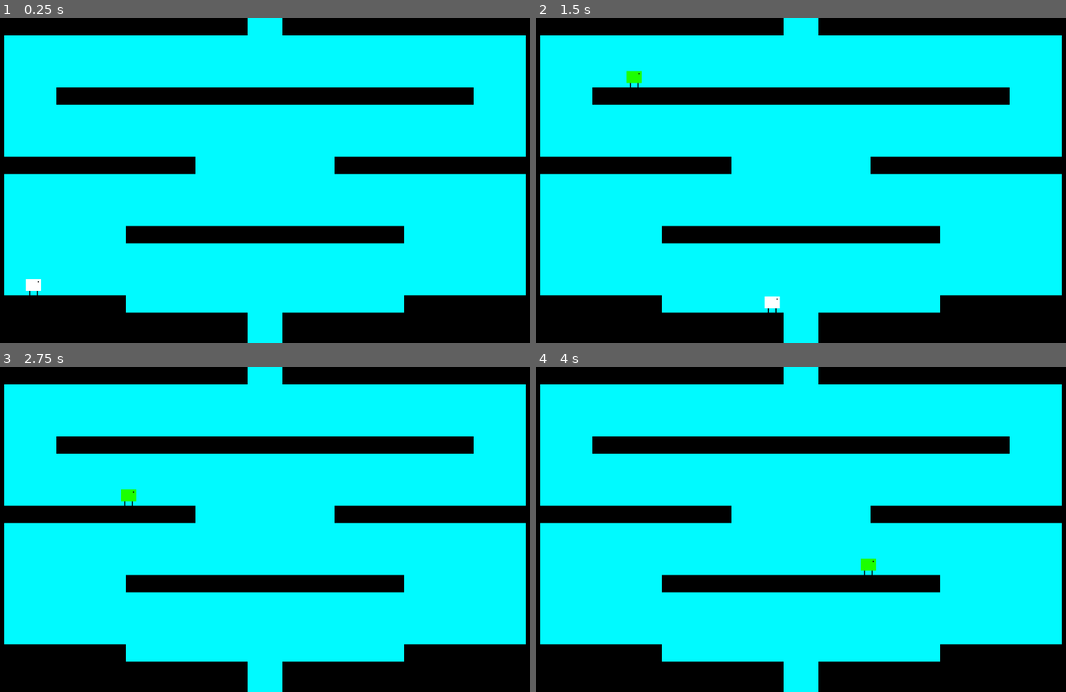
Above: before the commit, frames 1-4 (two rows, left to right).
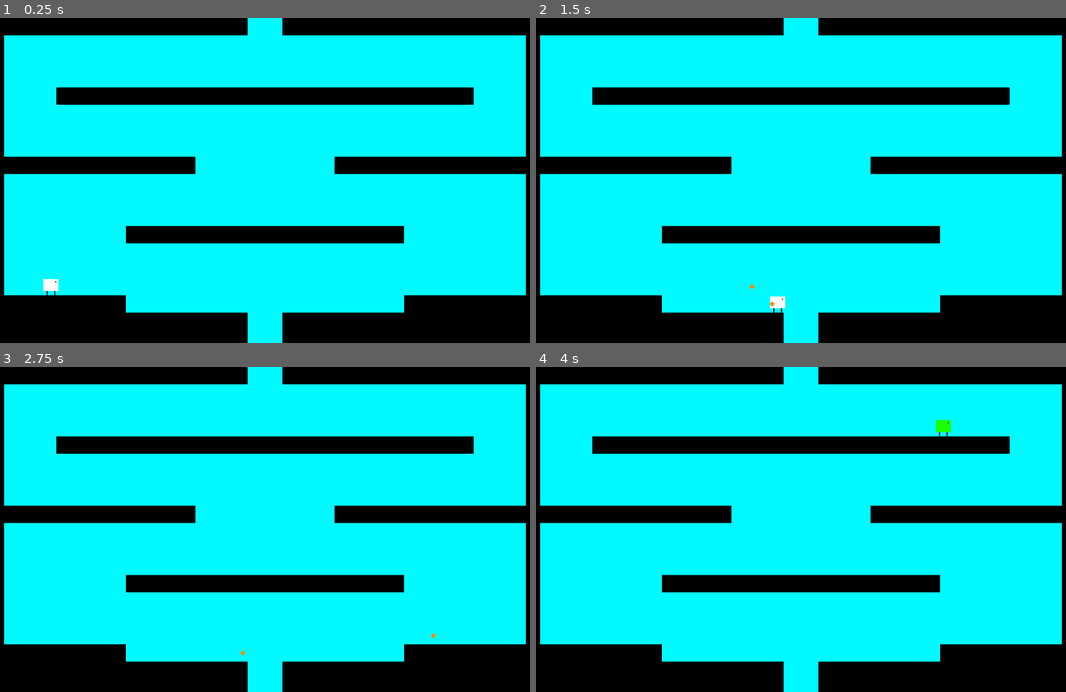
Above: after the commit, the same moments.

Repository: UP-4303/Box-
Game: Godot game, scene res://Scenes/MainScene.tscn
Same seed, same stepped clock (60 frames per second), same inputs: the game is played once before the commit and once after it.
Inputs:
- Up to frame 1 (0.25 s): no input
- Up to frame 2 (1.5 s): tap Enter at 0.5 s; hold Right (move_right) from 0.53 s (still down); tap X (fire, bound only after the commit) at 0.6, 1.35 s; tap Up (move_up) at 0.77 s
- Up to frame 3 (2.75 s): tap Up (move_up) at 1.52 s; release Right (move_right) at 2.03 s; hold Left (move_left) from 2.03 s (still down); tap X (fire, bound only after the commit) at 2.1 s
- Up to frame 4 (4 s): release Left (move_left) at 2.78 s; hold Right (move_right) from 2.78 s (still down); tap X (fire, bound only after the commit) at 2.85, 3.6 s; tap Up (move_up) at 3.02, 3.77 s

The runs differ from the first frame. In frame 1, 0.2% of the frame differs, in the area x 4-12%, y 80-86%; in frame 2, 0.2%; in frame 3, 0.1%; in frame 4, 0.2%, in the area x 61-79%, y 16-65%.

Commit message:
tire ok, spawn auto des monstres ok
à faire :
-Zone de mort des monstres en bas
-Colonne en haut suffisamment haute pour que le joueur puisse pas y aller
-Système de score avec les boites
-Balles plus rapides
-Flip du sprite du joueur et des monstres
-Changement de scène à la mort du joueur pour éviter le crash des balles

Diff:
--- /dev/null
+++ b/Box!/Scenes/Bullet.tscn
@@ -0,0 +1,18 @@
+[gd_scene load_steps=4 format=2]
+
+[ext_resource path="res://Assets/Bullet.png" type="Texture" id=1]
+[ext_resource path="res://Scripts/Bullet.gd" type="Script" id=2]
+
+[sub_resource type="CircleShape2D" id=1]
+radius = 2.0
+
+[node name="Bullet" type="Area2D"]
+script = ExtResource( 2 )
+
+[node name="CollisionShape2D" type="CollisionShape2D" parent="."]
+shape = SubResource( 1 )
+
+[node name="Sprite" type="Sprite" parent="."]
+texture = ExtResource( 1 )
+
+[connection signal="body_entered" from="." to="." method="_on_Bullet_body_entered"]
--- a/Box!/Scenes/Enemy1.tscn
+++ b/Box!/Scenes/Enemy1.tscn
@@ -1,7 +1,7 @@
 [gd_scene load_steps=5 format=2]
 
 [ext_resource path="res://Assets/Enemy.png" type="Texture" id=1]
-[ext_resource path="res://Scenes/Enemy1.gd" type="Script" id=2]
+[ext_resource path="res://Scripts/Enemy1.gd" type="Script" id=2]
 
 [sub_resource type="RectangleShape2D" id=1]
 extents = Vector2( 7, 7.5 )
--- a/Box!/Scenes/MainScene.tscn
+++ b/Box!/Scenes/MainScene.tscn
@@ -3,8 +3,8 @@
 [ext_resource path="res://Scenes/Ground.tscn" type="PackedScene" id=1]
 [ext_resource path="res://Assets/Background.png" type="Texture" id=2]
 [ext_resource path="res://Scenes/Background.tscn" type="PackedScene" id=3]
-[ext_resource path="res://Scenes/Player.tscn" type="PackedScene" id=4]
-[ext_resource path="res://Scenes/Enemy1.tscn" type="PackedScene" id=5]
+[ext_resource path="res://Scenes/Player2.tscn" type="PackedScene" id=4]
+[ext_resource path="res://Scripts/Spawner.gd" type="Script" id=5]
 
 [sub_resource type="TileSet" id=2]
 0/name = "Background.png 0"
@@ -38,8 +38,9 @@
 cell_size = Vector2( 16, 16 )
 tile_data = PoolIntArray( 0, 0, 0, 1, 0, 0, 2, 0, 0, 3, 0, 0, 4, 0, 0, 5, 0, 0, 6, 0, 0, 7, 0, 0, 8, 0, 0, 9, 0, 0, 10, …(8345 unchanged characters)…
 
+[node name="Spawner" type="Node2D" parent="."]
+position = Vector2( 256, -8 )
+script = ExtResource( 5 )
+
 [node name="Player" parent="." instance=ExtResource( 4 )]
-position = Vector2( 43, 248 )
-
-[node name="Enemy1" parent="." instance=ExtResource( 5 )]
-position = Vector2( 204, -11 )
+position = Vector2( 59, 245 )
--- /dev/null
+++ b/Box!/Scenes/Player2.tscn
@@ -0,0 +1,9 @@
+[gd_scene load_steps=3 format=2]
+
+[ext_resource path="res://Scenes/Player.tscn" type="PackedScene" id=1]
+[ext_resource path="res://Scripts/Player2.gd" type="Script" id=2]
+
+[node name="Player" type="Node2D"]
+script = ExtResource( 2 )
+
+[node name="Player" parent="." instance=ExtResource( 1 )]
--- /dev/null
+++ b/Box!/Scripts/Bullet.gd
@@ -0,0 +1,17 @@
+extends Area2D
+
+var speed = 160
+var positiveXVelocity = true
+
+func _process(delta):
+	if positiveXVelocity:
+		position.x += speed * delta
+	else:
+		position.x -= speed * delta
+
+
+func _on_Bullet_body_entered(body):
+	if body.get_name() == "Ground":
+		queue_free()
+	elif body.get_name() == "Enemy1":
+		get_tree().queue_delete(body)
--- /dev/null
+++ b/Box!/Scripts/Globals.gd
@@ -0,0 +1,6 @@
+extends Node
+
+var rng = RandomNumberGenerator.new()
+
+func _ready():
+	rng.randomize()
--- a/Box!/Scripts/Player.gd
+++ b/Box!/Scripts/Player.gd
@@ -9,6 +9,8 @@
 var moveRight = [false,false,false]
 var moveLeft = [false,false,false]
 var moveUp = [false,false,false]
+
+var facingPositiveX = true
 
 func _process(_delta):
 	moveRight[0] = Input.is_action_just_pressed("move_right")
@@ -28,8 +30,10 @@
 
 	if moveRight[1]:
 		velocity.x += speed
+		facingPositiveX = true
 	if moveLeft[1]:
 		velocity.x -= speed
+		facingPositiveX = false
 
 	if is_on_floor() and moveUp[1]:
 		velocity.y -= jumpForce
--- /dev/null
+++ b/Box!/Scripts/Player2.gd
@@ -0,0 +1,10 @@
+extends Node2D
+
+var bullet = load("res://Scenes/Bullet.tscn").instance()
+
+func _process(_delta):
+	if Input.is_action_just_pressed("fire"):
+		add_child(bullet)
+		bullet.position = $Player.position
+		bullet.positiveXVelocity = $Player.facingPositiveX
+		bullet = load("res://Scenes/Bullet.tscn").instance()
--- /dev/null
+++ b/Box!/Scripts/Spawner.gd
@@ -0,0 +1,15 @@
+extends Node2D
+
+var timerReset = 3.0
+var timer = timerReset
+var enemy = load("res://Scenes/Enemy1.tscn").instance()
+var positiveXVelocity = true
+
+func _physics_process(delta):
+	timer -= delta
+	if timer <= 0:
+		timer = timerReset
+		add_child(enemy)
+		positiveXVelocity = Globals.rng.randi_range(0,1)
+		enemy.positiveXVelocity = (positiveXVelocity == 1)
+		enemy = load("res://Scenes/Enemy1.tscn").instance()
--- a/Box!/project.godot
+++ b/Box!/project.godot
@@ -13,6 +13,10 @@
 config/name="Box!"
 run/main_scene="res://Scenes/MainScene.tscn"
 config/icon="res://Assets/Crate.png"
+
+[autoload]
+
+Globals="*res://Scripts/Globals.gd"
 
 [importer_defaults]
 
@@ -55,6 +59,11 @@
 "events": [ Object(InputEventKey,"resource_local_to_scene":false,"resource_name":"","device":0,"alt":false,"shift":false,"control":false,"meta":false,"command":false,"pressed":false,"scancode":0,"physical_scancode":16777232,"unicode":0,"echo":false,"script":null)
  ]
 }
+fire={
+"deadzone": 0.5,
+"events": [ Object(InputEventKey,"resource_local_to_scene":false,"resource_name":"","device":0,"alt":false,"shift":false,"control":false,"meta":false,"command":false,"pressed":false,"scancode":0,"physical_scancode":88,"unicode":0,"echo":false,"script":null)
+ ]
+}
 
 [physics]
 
Renamed: Box!/Scenes/Enemy1.gd -> Box!/Scripts/Enemy1.gd
